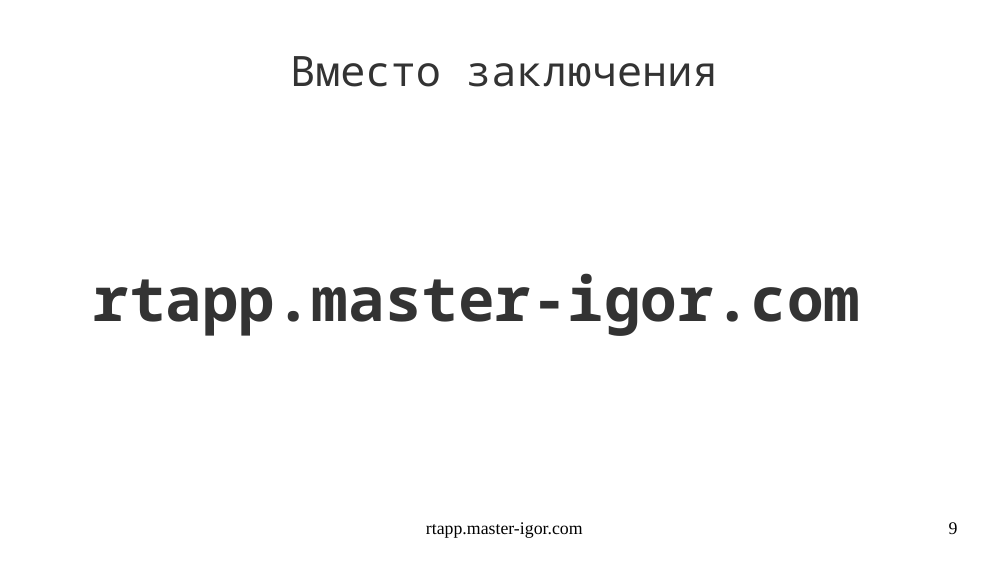
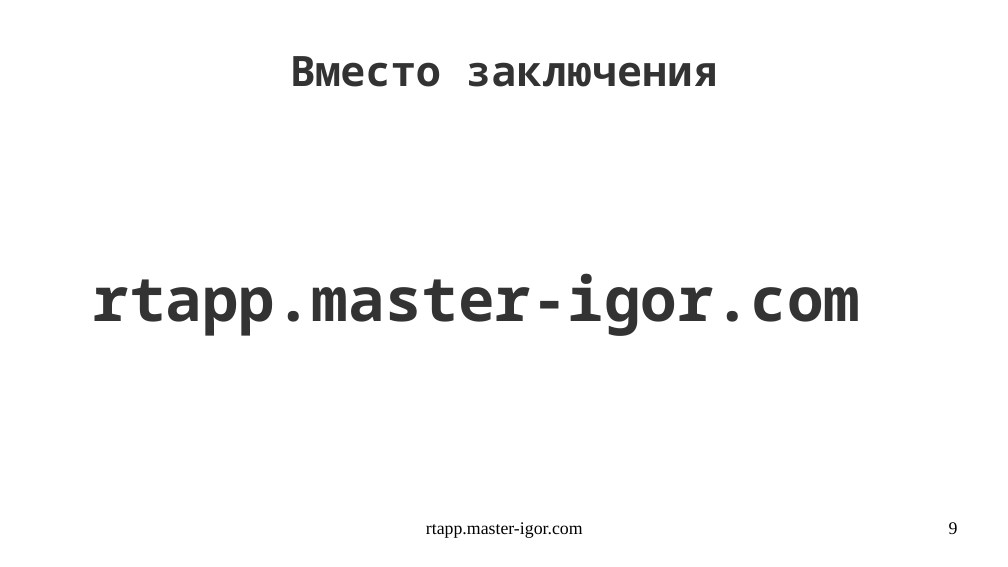
Before and after one commit to banditi/real-time-app, a slide deck: slide 9 of rtapp.odp. Drawn at 1008x567 pixels with LibreOffice and Linux fonts; fonts in the diff are those of the drawing. Boxes give left, top, right and bottom in pixels: in the first picture for what was removed or moved away, otherwise in the second. Text is boxed around its words. In the diff, an @@ line names an element or a change of style, - is before the commit and + after.

```diff
--- a/rtapp.odp
+++ b/rtapp.odp
@@ title "Вместо заключения" at (290, 56, 717, 87): bold on @@
```
Also in this commit, not shown: 8 other slides changed, 3 other files.
